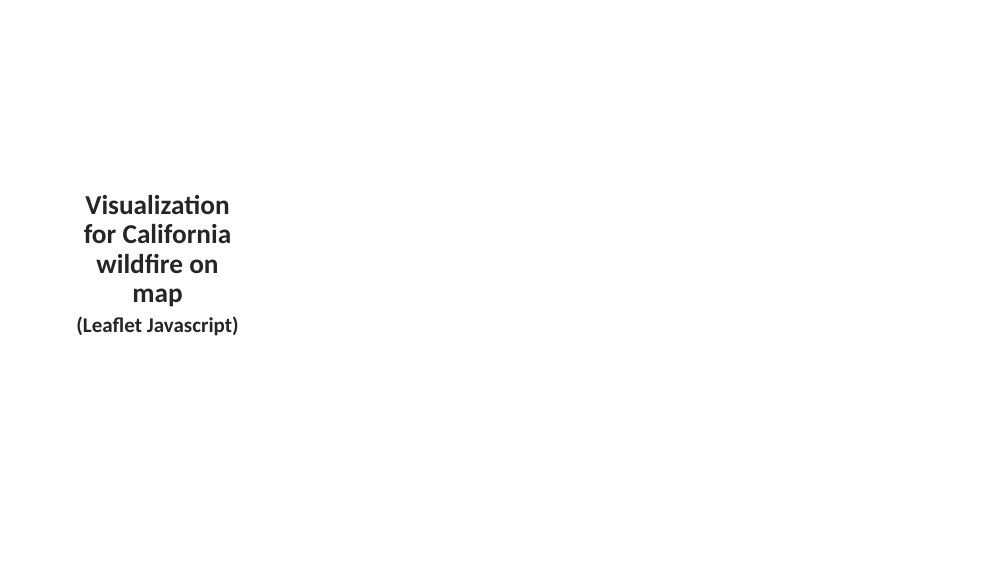
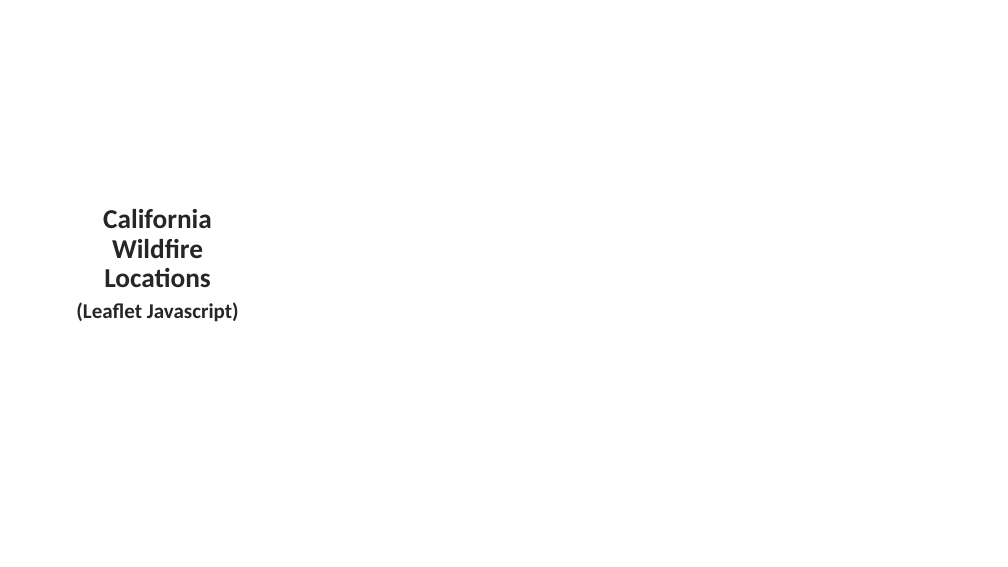
Before and after one commit to ErinBuday/California_Wildfires, a slide deck: slide 4 of Project3_CA_WildFires.pptx (slide 5 before the commit). Drawn at 1008x567 pixels with LibreOffice and Linux fonts; fonts in the diff are those of the drawing; background and template pictures are left out. Boxes give left, top, right and bottom in pixels: in the first picture for what was removed or moved away, otherwise in the second. Text is boxed around its words. In the diff, an @@ line names an element or a change of style, - is before the commit and + after.

```diff
--- a/Project3_CA_WildFires.pptx
+++ b/Project3_CA_WildFires.pptx
@@ text in ellipse at <box>103,209,212,287</box>: text changed @@
-Visualization for California wildfire on map
+California Wildfire Locations
```
Also in this commit, not shown: 4 other slides changed, 5 slides added, 6 slides removed.
